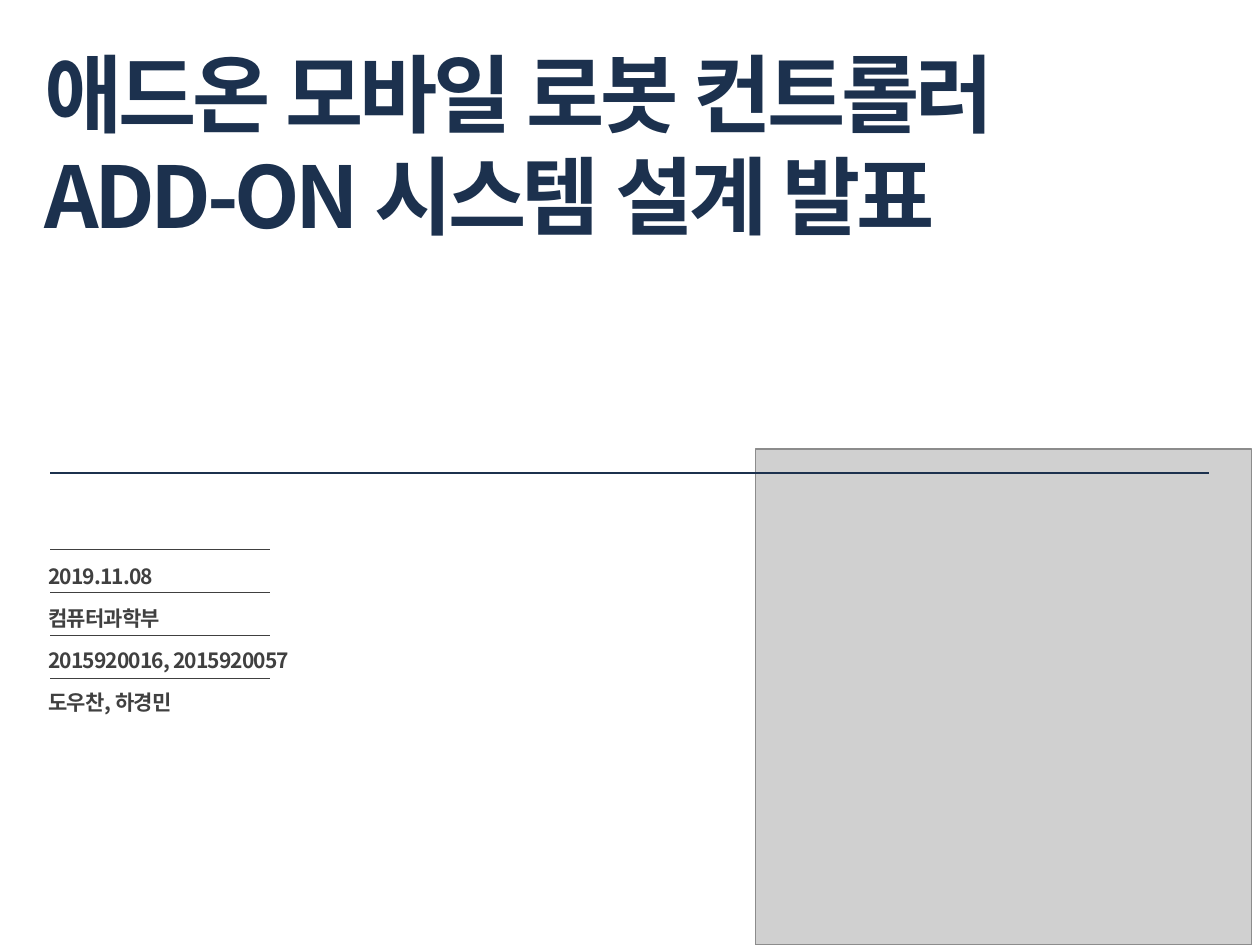
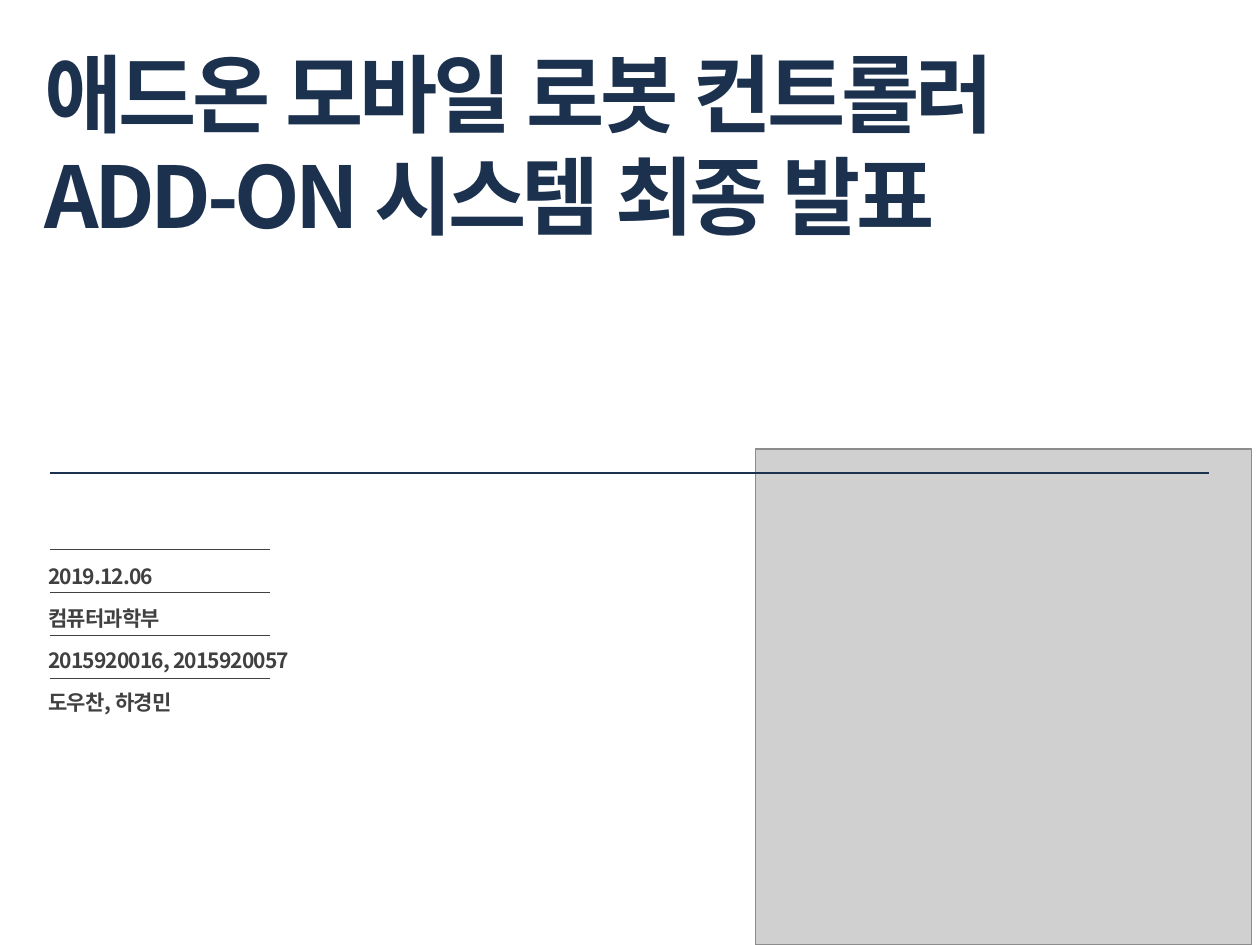
Before and after one commit to livlikwav/UOSSE, a slide deck: slide 1 of 소공최종발표자료_컴퓨터과학부하경민도우찬.pptx. Drawn at 1260x945 pixels with LibreOffice and Linux fonts; fonts in the diff are those of the drawing; grey boxes stand for pictures. Boxes give left, top, right and bottom in pixels: in the first picture for what was removed or moved away, otherwise in the second. Text is boxed around its words. In the diff, an @@ line names an element or a change of style, - is before the commit and + after.

```diff
--- a/소공최종발표자료_컴퓨터과학부하경민도우찬.pptx
+++ b/소공최종발표자료_컴퓨터과학부하경민도우찬.pptx
@@ title at [44, 54, 994, 236]: text changed @@
-애드온 모바일 로봇 컨트롤러
-ADD-ON 시스템 설계 발표
+애드온 모바일 로봇 컨트롤러
+ADD-ON 시스템 최종 발표
@@ subtitle at [49, 568, 154, 585]: text changed @@
-2019.11.08
+2019.12.06
```
Also in this commit, not shown: 1 slide added, 13 other files.
